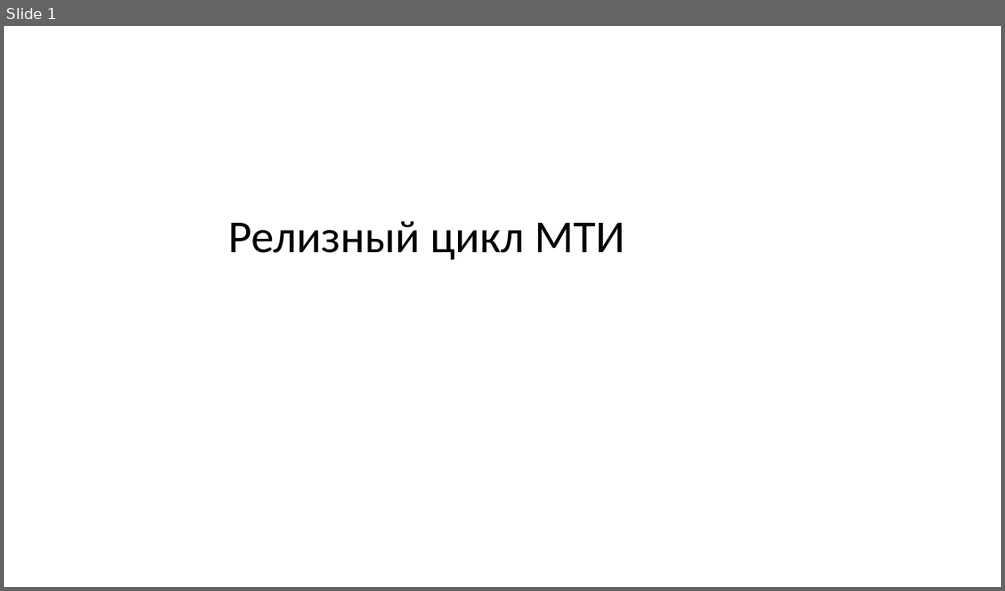
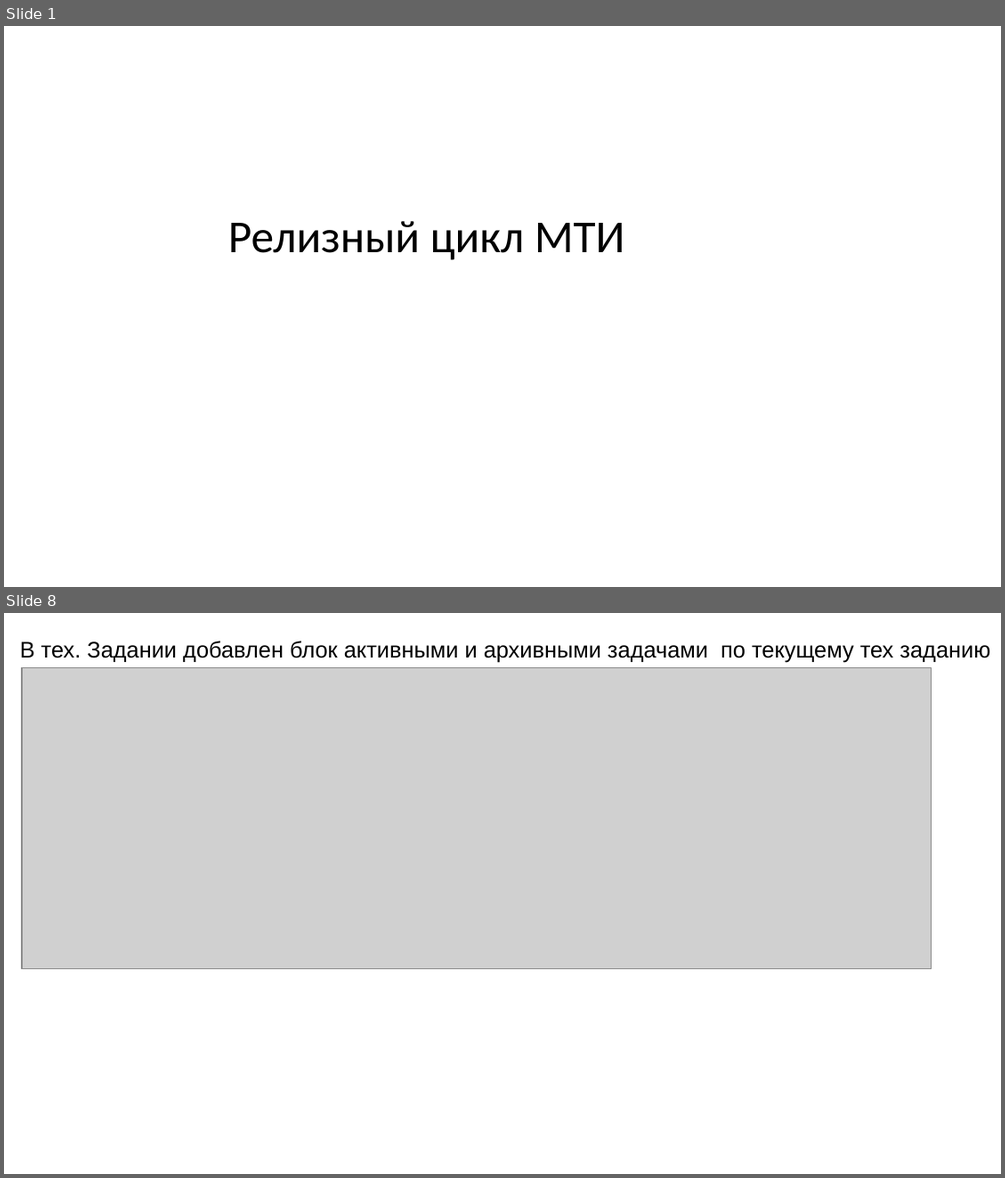
Before and after one commit to akharkov88/Project_Efim_new, a slide deck: Презентация с релизами.pptx. Shown one above the other, each under a label of ours: slide 1 before the commit, slides 1 and 8 after it; the slides between them are not shown. The pictures are 1005x591 and 1005x1178 pixels, drawn with LibreOffice and Linux fonts; fonts in the diff are those of the drawing; grey boxes stand for pictures. Boxes give left, top, right and bottom in pixels: in the first picture for what was removed or moved away, otherwise in the second. Text is boxed around its words. In the diff, an @@ line names an element or a change of style, - is before the commit and + after.

```diff
--- a/Презентация с релизами.pptx
+++ b/Презентация с релизами.pptx
@@ slide 8 added at <box>4,613,1001,1174</box>, background #FFFFFF @@
@@ text added at <box>20,641,990,662</box>, 18 pt, text #000000 @@
+В тех. Задании добавлен блок активными и архивными задачами по текущему тех заданию
@@ picture added at <box>22,668,932,969</box> @@
```
Also in this commit, not shown: 2 slides changed, 6 other slides added, 7 other files.
